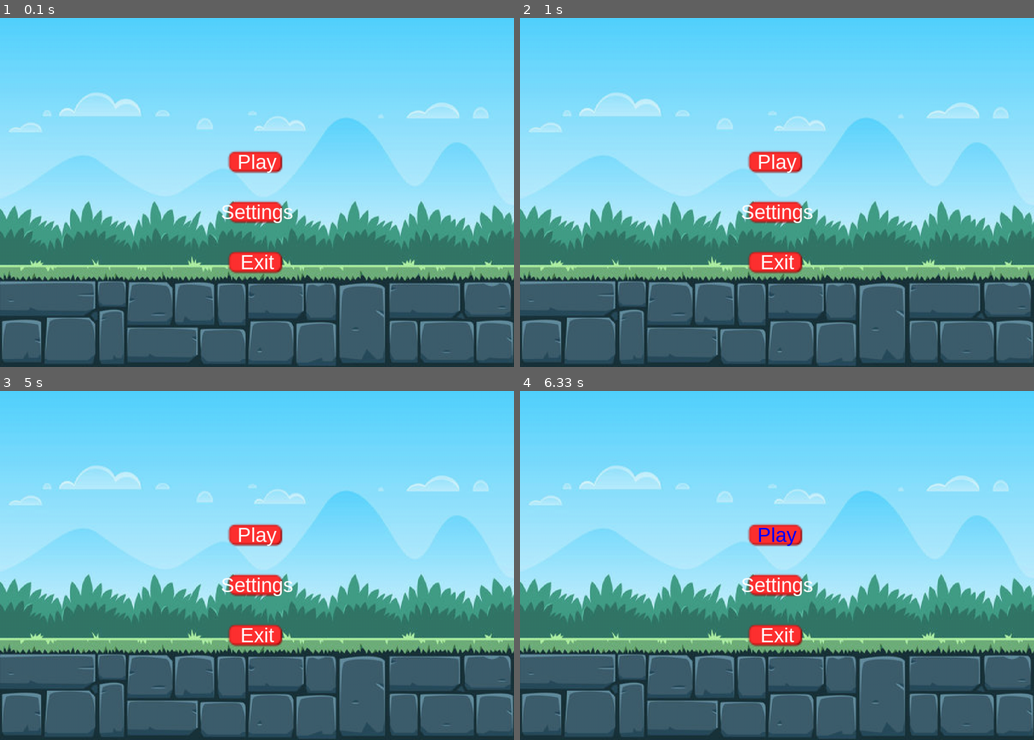
Above: before the commit, frames 1-4 (two rows, left to right).
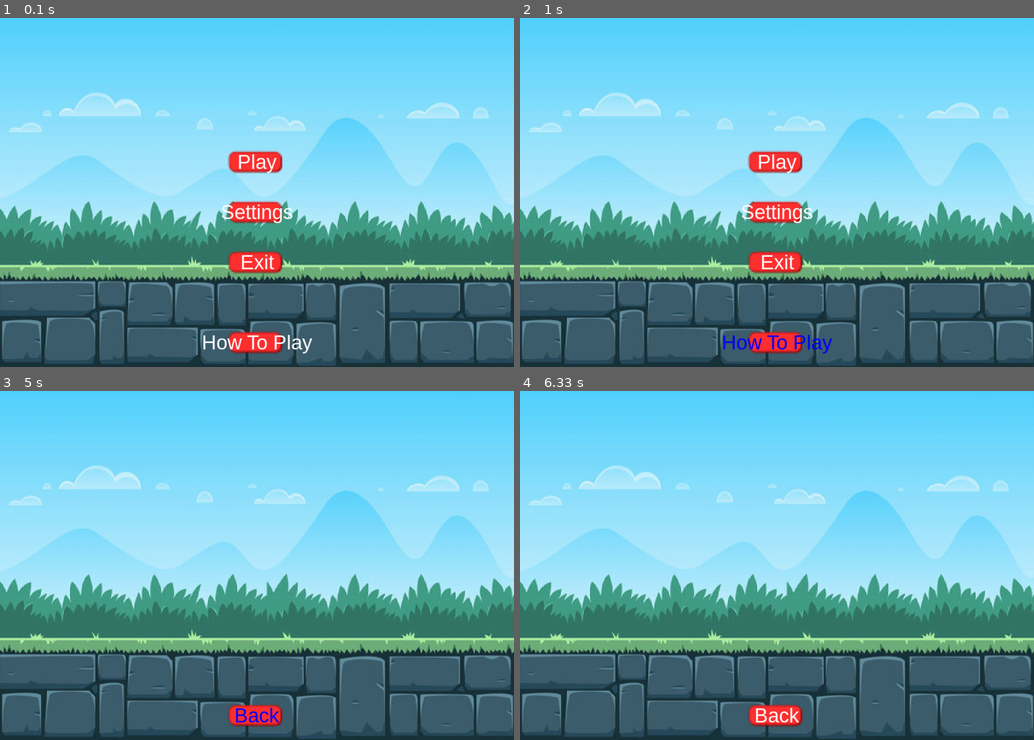
Above: after the commit, the same moments.

Repository: cse442-at-ub/s24semesterproject-we-love-the-company
Game: pygame game, started from src/game/menu.py
The game is run twice, just before and just after one commit, with the same random seed, the same clock (stepped at 60 frames per second) and the same inputs.
Inputs (mouse positions are in pixels of both pictures, inside the frame that each line leads up to):
- Up to frame 1 (0.1 s): no input
- Up to frame 2 (1 s): click (777, 335) at 0.38 s, where only the run after the commit has a clickable "How To Play"; click (777, 335) at 0.73 s, where only the run after the commit has a clickable "Back"
- Up to frame 3 (5 s): click (97, 506) at 1.22 s; click "Play" at 2.55 s; click (452, 694) at 2.88 s; click "Play" at 3.72 s; click (416, 551) at 4.05 s; click (257, 708) at 4.88 s, where only the run after the commit has a clickable "How To Play"
- Up to frame 4 (6.33 s): click (797, 544) at 5.22 s

The runs differ from the first frame. In frame 1, 0.8% of the frame differs, in the area x 39-61%, y 89-97%; in frame 2, 0.8%; in frame 3, 2.6%, in the area x 43-57%, y 38-97%; in frame 4, 2.6%.

Commit message:
initial work on How To Play menu

Diff:
--- /dev/null
+++ b/src/game/HowToPlay.py
@@ -0,0 +1,50 @@
+import pygame
+import os
+from Buttons import Button
+
+class Instructions:
+    def __init__(self, window, clock, path, textFont):
+        self.window = window
+        self.clock = clock
+        self.path = path
+        self.textFont = textFont
+
+    #For this i followed what we had in menu.py
+    #using the button class complete and following the whole layout like the menu.py
+    #for now the audio and video buttons dont do anything
+    #and the back(exit button takes back to the menu page)
+    def display_instructions_menu(self):
+        pygame.display.set_caption("We love the Company | How to Play")
+        run = True
+        instructions_window = pygame.display.set_mode((1024, 720))
+        while run:
+            #this is kinda copied from the menu.py (i assume it just makes the screen)
+            window_size = instructions_window.get_size()
+            self.clock.tick(27)  # Control framerates
+            instructions_window.fill((0, 0, 0))
+            background_image = pygame.image.load(os.path.join(self.path + 'background.jpg'))
+            background_image = pygame.transform.scale(background_image, window_size)
+            instructions_window.blit(background_image, (0, 0))
+
+            menuMousePOS = pygame.mouse.get_pos()
+
+            screen_center_x = instructions_window.get_width() // 2
+            back_button_y = instructions_window.get_height() - 50
+
+            BackButton = Button(image=pygame.image.load(self.path + "Assets/button.png"), pos=(screen_center_x, back_button_y),
+                            text_input="Back", font=self.textFont, base_color="white", hovering_color="blue")
+
+            for button in [BackButton]:
+                button.changeColor(menuMousePOS)
+                button.update(instructions_window)
+
+            for event in pygame.event.get():
+                if event.type == pygame.QUIT:
+                    run = False
+                elif event.type == pygame.MOUSEBUTTONDOWN:
+                    if BackButton.checkForInput(menuMousePOS):
+                        run = False
+                        print("exit button pressed")
+
+
+            pygame.display.flip()  # Update the display
--- a/src/game/menu.py
+++ b/src/game/menu.py
@@ -2,6 +2,7 @@
 import os
 from OptionsMenu import Settings
 from Buttons import Button
+from HowToPlay import Instructions
 #This initialization thing I think we did it in the game.py so I think we can use that and not
 #use this makes it game.py pointless kinda. tbh im getting used to pygame so idk for sure tho.
 
@@ -37,6 +38,9 @@
     #intializing the options object so I can call it later (designated by : here)
     Options = Settings(window, clock, path, textFont)
 
+    #initialize How To Play screen here
+    HowToPlay = Instructions(window, clock, path, textFont)
+
     while run:
         clock.tick(27)  # Control framerates
         window.fill((0, 0, 0))
@@ -53,6 +57,7 @@
         exit_button_y = window.get_height() // 2 + 150
         #putting the settings button in the middle of the play and exit buttons
         settings_button_y = window.get_height() // 2 + 50
+        instruct_button_y = window.get_height() - 50
 
         PlayButton = Button(image=pygame.image.load(path + "Assets/button.png"), pos=(screen_center_x, play_button_y),
                             text_input="Play", font=textFont, base_color="white", hovering_color="blue")
@@ -64,7 +69,10 @@
         SettingsButton = Button(image=pygame.image.load(path + "Assets/button.png"), pos=(screen_center_x, settings_button_y),
                                 text_input="Settings", font=textFont, base_color="white", hovering_color="blue")
 
-        for button in [PlayButton, ExitButton, SettingsButton]:
+        InstructionsButton = Button(image=pygame.image.load(path + "Assets/button.png"), pos=(screen_center_x, instruct_button_y),
+                                text_input="How To Play", font=textFont, base_color="white", hovering_color="blue")
+
+        for button in [PlayButton, ExitButton, SettingsButton, InstructionsButton]:
             button.changeColor(menuMousePOS)
             button.update(window)
 
@@ -82,8 +90,9 @@
                     #calling the settings page func from the settings class (in @OptionsMenu)
                     #here
                     Options.display_settings_menu()
-
-
+                elif InstructionsButton.checkForInput(menuMousePOS):
+                    print("How To Play button clicked")
+                    HowToPlay.display_instructions_menu()
 
         pygame.display.update()
 
